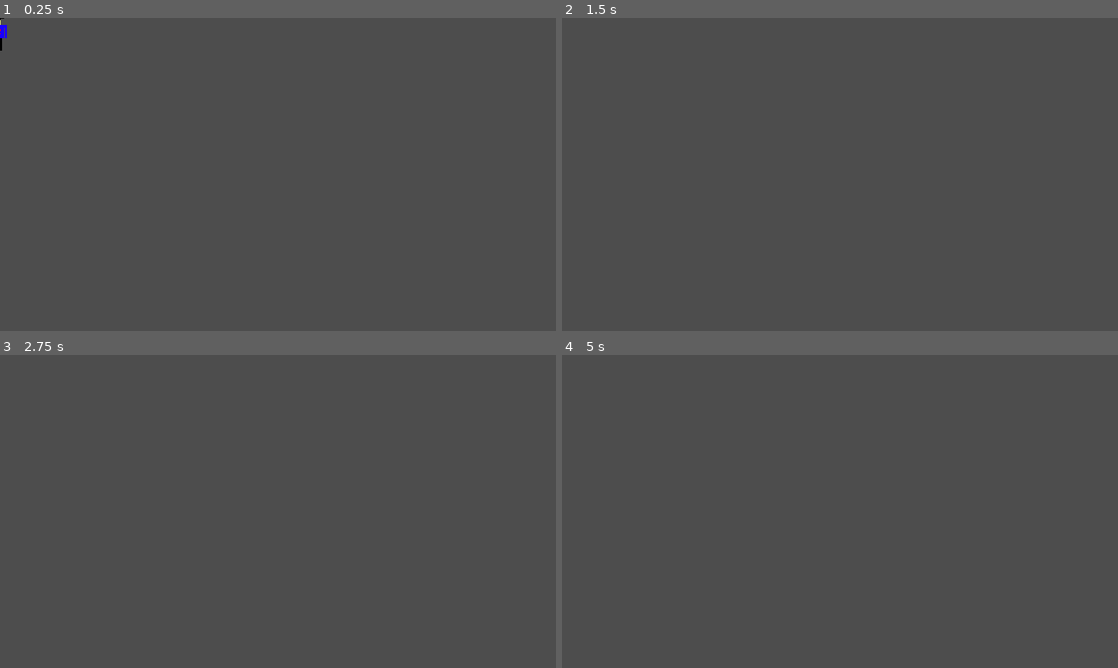
Above: before the commit, frames 1-4 (two rows, left to right).
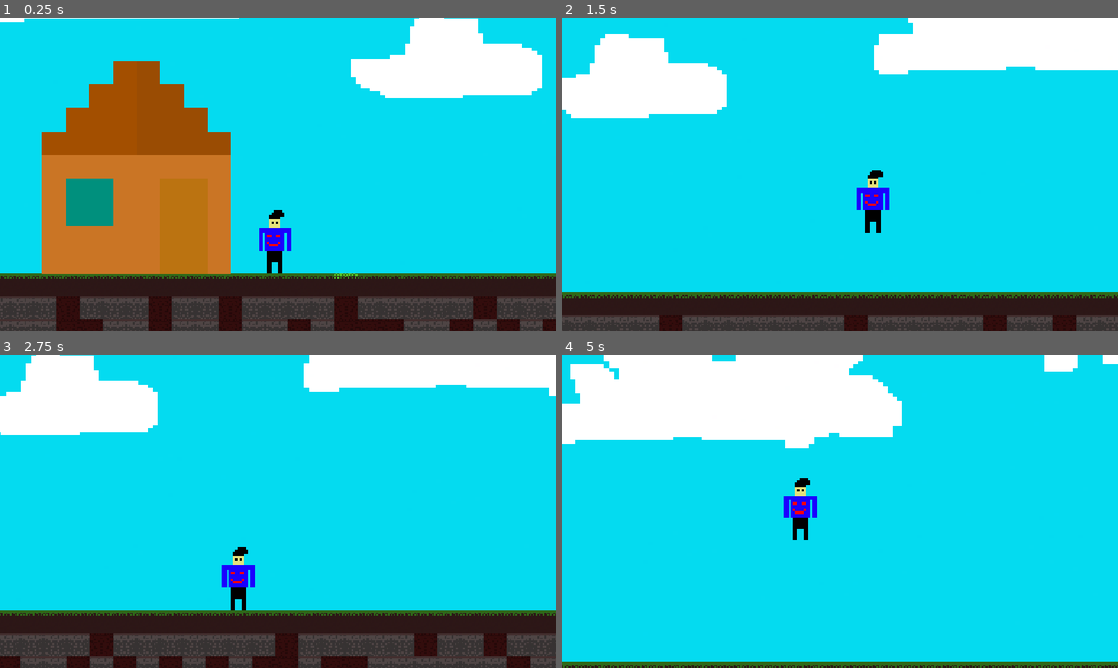
Above: after the commit, the same moments.

Repository: TheAbdullahSaleem/First-project-
Game: Godot game, scene res://scenes/world/World.tscn
The game is run twice, just before and just after one commit, with the same random seed, the same clock (stepped at 60 frames per second) and the same inputs. Before the commit the project starts from res://scenes/player/character_body_2d.tscn.
Inputs (mouse positions are in pixels of both pictures, inside the frame that each line leads up to):
- Up to frame 1 (0.25 s): no input
- Up to frame 2 (1.5 s): move the mouse to (962, 158) at 0.52 s; press the mouse at (962, 158) at 0.53 s; hold D (right) from 0.53 s (still down); tap W (up) at 0.77 s; move the mouse to (728, 190) at 1.27 s; release the mouse at (728, 190) at 1.28 s; tap E (Interact) at 1.35 s
- Up to frame 3 (2.75 s): tap W (up) at 1.52 s; move the mouse to (333, 442) at 2.02 s; release D (right) at 2.03 s; press the mouse at (333, 442) at 2.03 s; hold A (left) from 2.03 s (still down)
- Up to frame 4 (5 s): move the mouse to (812, 574) at 2.77 s; release A (left) at 2.78 s; release the mouse at (812, 574) at 2.78 s; hold D (right) 2.78-4.28 s; tap E (Interact) at 2.85, 4.35 s; tap W (up) at 3.02, 3.77, 4.52 s; move the mouse to (1006, 558) at 3.52 s; press the mouse at (1006, 558) at 3.53 s; move the mouse to (673, 464) at 4.27 s; release the mouse at (673, 464) at 4.28 s; hold A (left) from 4.28 s (still down)

The runs differ from the first frame. In frame 1, 97% of the frame differs, in the area x 0-100%, y 0-100%; in frame 2, 99%; in frame 3, 97%; in frame 4, 100%.

Commit message:
adding background music

Diff:
--- a/project.godot
+++ b/project.godot
@@ -11,7 +11,7 @@
 [application]
 
 config/name="First game"
-run/main_scene="uid://dgh7exavoppb7"
+run/main_scene="uid://dhv0iwhuhemvr"
 config/features=PackedStringArray("4.7", "Forward Plus")
 config/icon="res://icon.svg"
 
Not shown, added: assets/sprites/background/tatamusic-game-gaming-video-game-music-482380.mp3.import
Not shown, added: assets/sprites/background/tatamusic-game-gaming-video-game-music-482380.mp3
